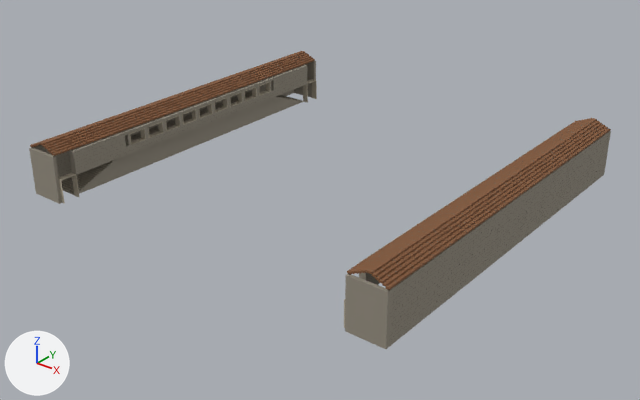
The glTF model public/assets/calle/fortaleza-galleries.glb: old version first, new version second.
The view is the same before and after, from a 50 mm lens placed at (62.4, -79.4, 46.6), pointed at (0.8, -2.3, -1.1). Every picture has the same lights, and +X, +Y and +Z are marked at lower left. The picture after the commit comes second. Vertices at exactly the same position are counted once.

In view in the first picture: 'Aged fortress limestone', 'Dressed window stone', 'Recessed mortar', 'Weathered terracotta'.
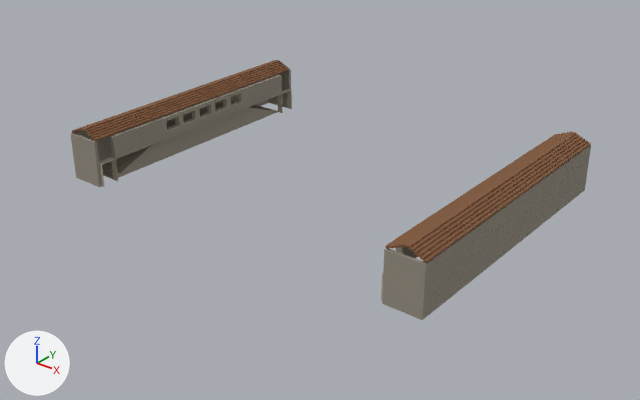
Commit message: Shorten Fortaleza galleries clear of spawns

What differs and where, as boxes [x1, y1, x2, y2] in the pictures (640 x 400 px; the box of a moved part takes in the faces that stretch with it):
'Aged fortress limestone', reshaped (11% narrower, 13% shorter): before [29, 61, 611, 349]; after [71, 70, 591, 320]
'Weathered terracotta', rescaled (11% narrower, 15% shorter): before [30, 51, 611, 290]; after [72, 60, 591, 263]
'Dressed window stone', reshaped: before [59, 79, 345, 328]; after [99, 89, 383, 301]
part 1 of me_stair_tread, moved or reshaped: before [29, 61, 316, 204]; after [71, 70, 291, 187]
part 2 of me_stair_tread, moved or reshaped: before [345, 131, 611, 349]; after [382, 145, 591, 320]
part 3 of me_stair_tread, moved or reshaped: before [62, 65, 307, 195]; after [102, 74, 282, 179]
part 4 of me_stair_tread, moved or reshaped (mostly hidden): before [359, 128, 564, 285]; after [396, 142, 543, 258]
part 5 of me_dressed_stair_nosing, deleted: before [59, 79, 345, 328]
part 6 of me_dressed_stair_nosing, added (mostly hidden): after [381, 273, 383, 301]
part 7 of me_dressed_stair_nosing, added: after [99, 148, 147, 187]
part 8 of me_dressed_stair_nosing, added: after [278, 89, 292, 113]

The change, as a diff of the scene's bpy script:
```diff
--- a/public/assets/calle/fortaleza-galleries.glb.py
+++ b/public/assets/calle/fortaleza-galleries.glb.py
@@ me_stair_tread @@
 # used by ob_aged_fortress_limestone; location = (0.0, 0.0, 0.0)
-me_stair_tread.from_pydata(...)  # 968 vertices, 1920 faces; spans x -26.0..26.0, y -24.4..24.4, z 0.0..6.0
+me_stair_tread.from_pydata(...)  # 872 vertices, 1776 faces; spans x -26.0..26.0, y -18.4..18.4, z 0.0..6.0
+# me_stair_tread part 1: the loose piece of 20 vertices spanning x -26.0..-21.4, y -24.4..24.4, z 0.0..6.0 is scaled about its middle by (1, 0.752, 1)
+# me_stair_tread part 2: the loose piece of 20 vertices spanning x 21.4..26.0, y -24.4..24.4, z 0.0..6.0 is scaled about its middle by (1, 0.752, 1)
+# me_stair_tread part 3: 332 vertices removed from x -25.6..-21.0, y -21.8..21.8, z 0.0..6.0; 324 vertices added at x -25.6..-21.0, y -15.8..15.8, z 0.0..6.0
+# me_stair_tread part 4: 332 vertices removed from x 21.0..25.6, y -21.8..21.8, z 0.0..6.0; 324 vertices added at x 21.0..25.6, y -15.8..15.8, z 0.0..6.0
+# other edits to the shape of me_stair_tread do not show in these pictures
 me_stair_tread.materials.append(mat_aged_fortress_limestone)
@@ me_dressed_stair_nosing @@
 # used by ob_dressed_window_stone; location = (0.0, 0.0, 0.0)
-me_dressed_stair_nosing.from_pydata(...)  # 1504 vertices, 2256 faces; spans x -25.6..25.6, y -24.0..24.0, z 0.0..5.6
+me_dressed_stair_nosing.from_pydata(...)  # 1248 vertices, 1872 faces; spans x -25.6..25.6, y -18.0..18.0, z 0.0..5.6
+# me_dressed_stair_nosing part 5: 130 loose pieces with 1040 vertices, spanning x -25.6..25.6, y -24.0..24.0, z 0.0..5.6, are deleted
+# me_dressed_stair_nosing part 6: 232 vertices added at x 21.0..25.6, y -18.0..-8.1, z 0.0..3.1
+# me_dressed_stair_nosing part 7: 200 vertices added at x -25.6..-21.0, y -18.0..-8.1, z 0.0..3.1
+# me_dressed_stair_nosing part 8: 24 vertices added at x -21.8..-21.0, y 15.8..18.0, z 0.0..3.1
+# other edits to the shape of me_dressed_stair_nosing do not show in these pictures
 me_dressed_stair_nosing.materials.append(mat_dressed_window_stone)
@@ me_roof_tiles @@
 # used by ob_weathered_terracotta; location = (0.0, 0.0, 0.0)
-me_roof_tiles.from_pydata(...)  # 184 vertices, 288 faces; spans x -26.0..26.0, y -24.2..24.2, z 6.1..7.2
+me_roof_tiles.from_pydata(...)  # 184 vertices, 288 faces; spans x -26.0..26.0, y -18.2..18.2, z 6.1..7.2
+# me_roof_tiles part 9: the whole mesh is scaled about its middle by (1, 0.752, 1)
 me_roof_tiles.materials.append(mat_weathered_terracotta)
```
